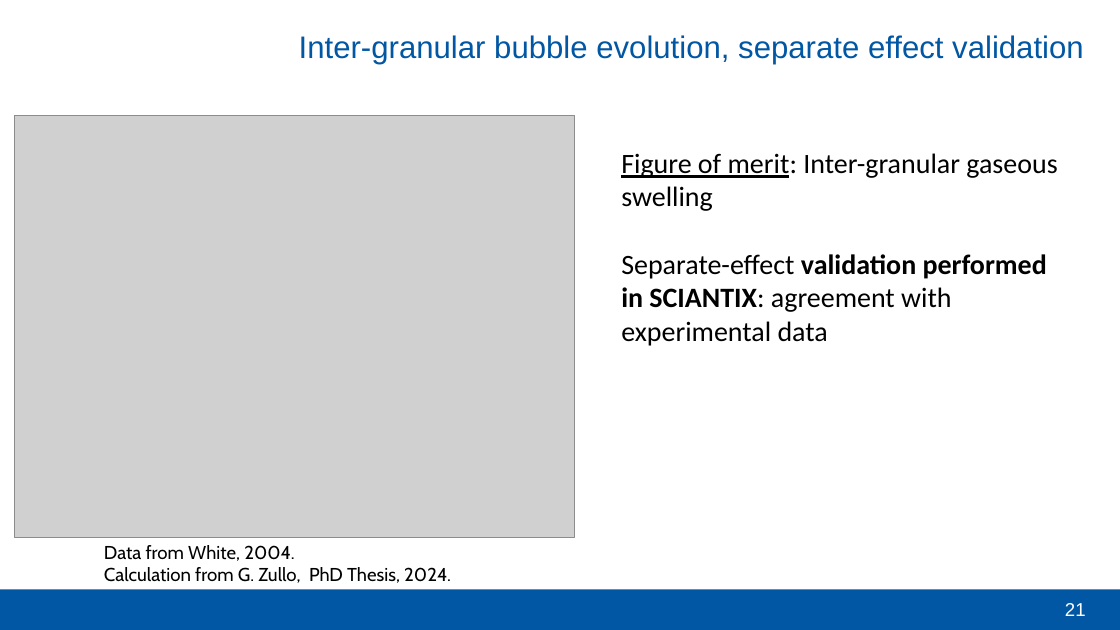
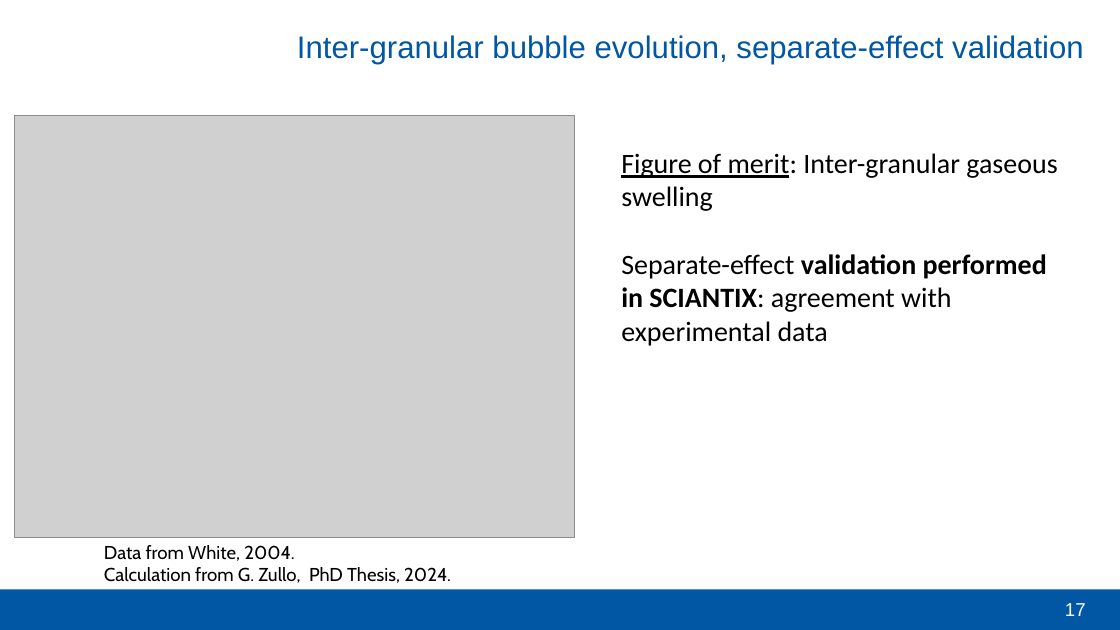
Before and after one commit to sciantix/sciantix-official, a slide deck: slide 17 of slide/MOOC/MOOC SCIANTIX - OperaHPC - V0.pptx (slide 21 before the commit). Drawn at 1120x630 pixels with LibreOffice and Linux fonts; fonts in the diff are those of the drawing; grey boxes stand for pictures; background and template pictures are left out. Boxes give left, top, right and bottom in pixels: in the first picture for what was removed or moved away, otherwise in the second. Text is boxed around its words. In the diff, an @@ line names an element or a change of style, - is before the commit and + after.

```diff
--- a/slide/MOOC/MOOC SCIANTIX - OperaHPC - V0.pptx
+++ b/slide/MOOC/MOOC SCIANTIX - OperaHPC - V0.pptx
@@ title at (x1=297, y1=35, x2=1084, y2=64): text changed @@
-Inter-granular bubble evolution, separate effect validation
+Inter-granular bubble evolution, separate-effect validation
@@ page number at (x1=1065, y1=603, x2=1086, y2=616): text changed @@
-21
+17
```
Also in this commit, not shown: 7 other slides changed, 1 slide added, 8 slides removed.
